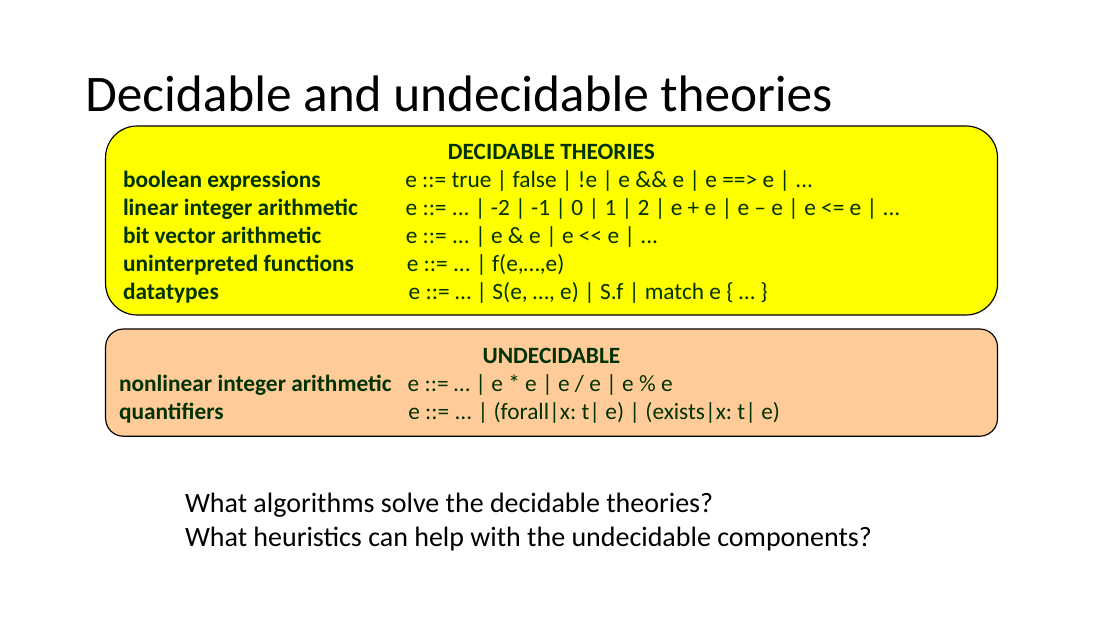
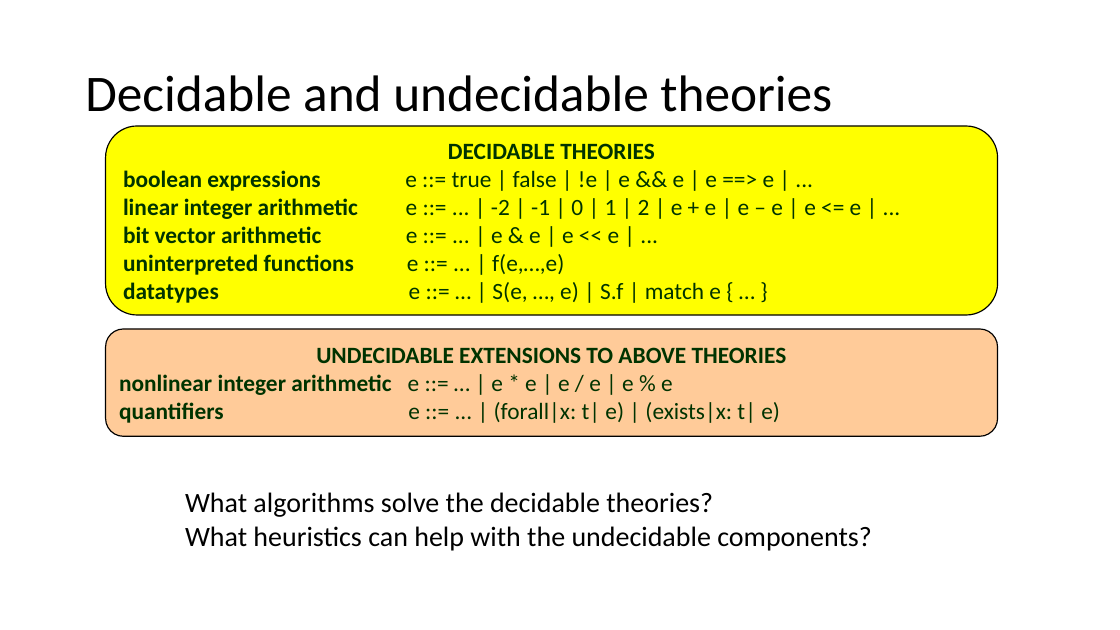
Before and after one commit to verus-lang/event-sites, a slide deck: slide 18 of 2026-summer-formal/slides/summer-school-formal-verus.pptx (slide 16 before the commit). Drawn at 1120x630 pixels with LibreOffice and Linux fonts; fonts in the diff are those of the drawing. Boxes give left, top, right and bottom in pixels: in the first picture for what was removed or moved away, otherwise in the second. Text is boxed around its words. In the diff, an @@ line names an element or a change of style, - is before the commit and + after.

```diff
--- a/2026-summer-formal/slides/summer-school-formal-verus.pptx
+++ b/2026-summer-formal/slides/summer-school-formal-verus.pptx
@@ text in rounded rectangle at box(316, 347, 787, 363): text changed @@
-UNDECIDABLE
+UNDECIDABLE EXTENSIONS TO ABOVE THEORIES
```
Also in this commit, not shown: 9 other slides changed, 2 slides added, 1 other file.
